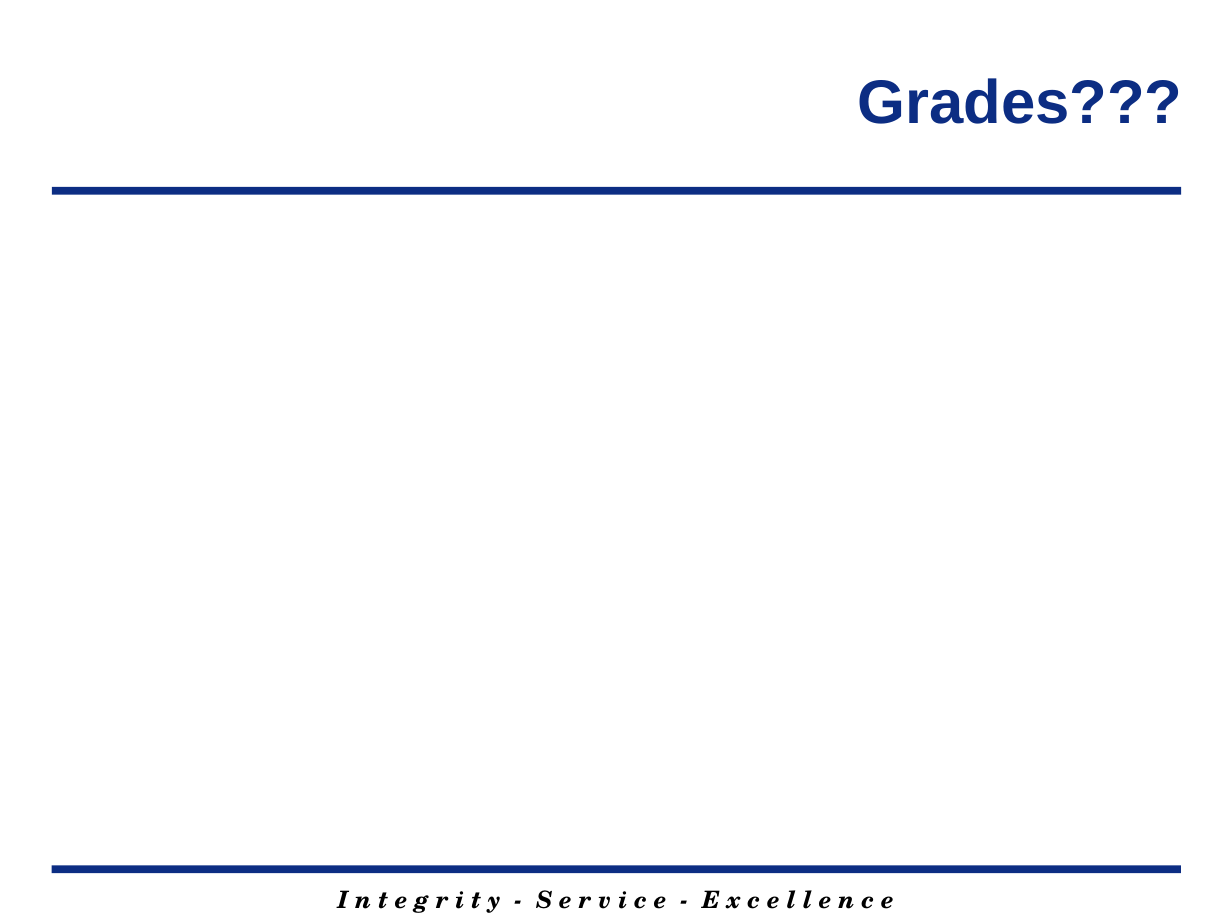
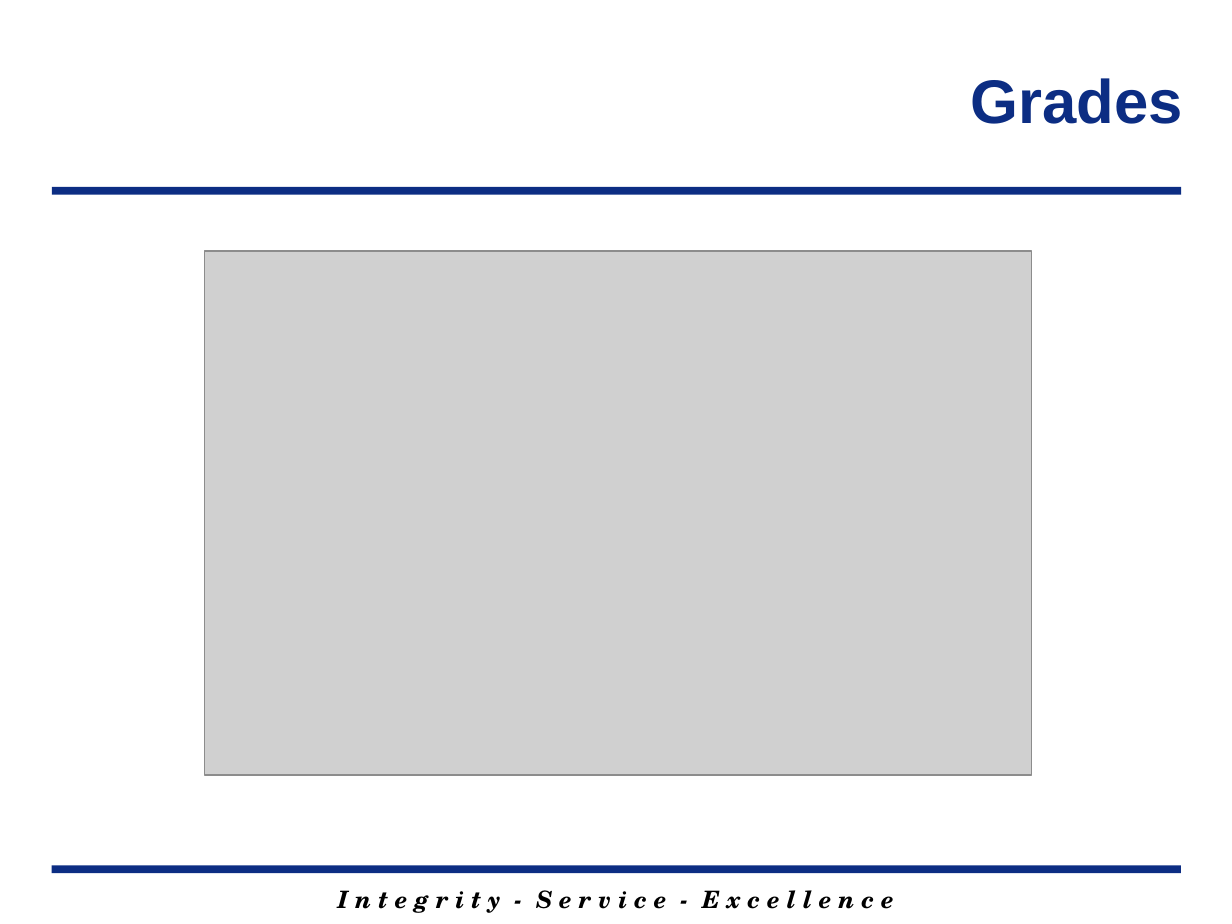
Before and after one commit to MarsUniversity/ECE382, a slide deck: slide 7 of source/lessons/lsn1/Lsn1.pptx. Drawn at 1232x924 pixels with LibreOffice and Linux fonts; fonts in the diff are those of the drawing; grey boxes stand for pictures; background and template pictures are left out. Boxes give left, top, right and bottom in pixels: in the first picture for what was removed or moved away, otherwise in the second. Text is boxed around its words. In the diff, an @@ line names an element or a change of style, - is before the commit and + after.

```diff
--- a/source/lessons/lsn1/Lsn1.pptx
+++ b/source/lessons/lsn1/Lsn1.pptx
@@ title at bbox=[970, 78, 1182, 124]: text changed @@
-Grades???
+Grades
@@ picture added at bbox=[205, 251, 1031, 775] @@
```
Also in this commit, not shown: 5 other slides changed, 1 slide added, 10 slides removed, 18 other files.
